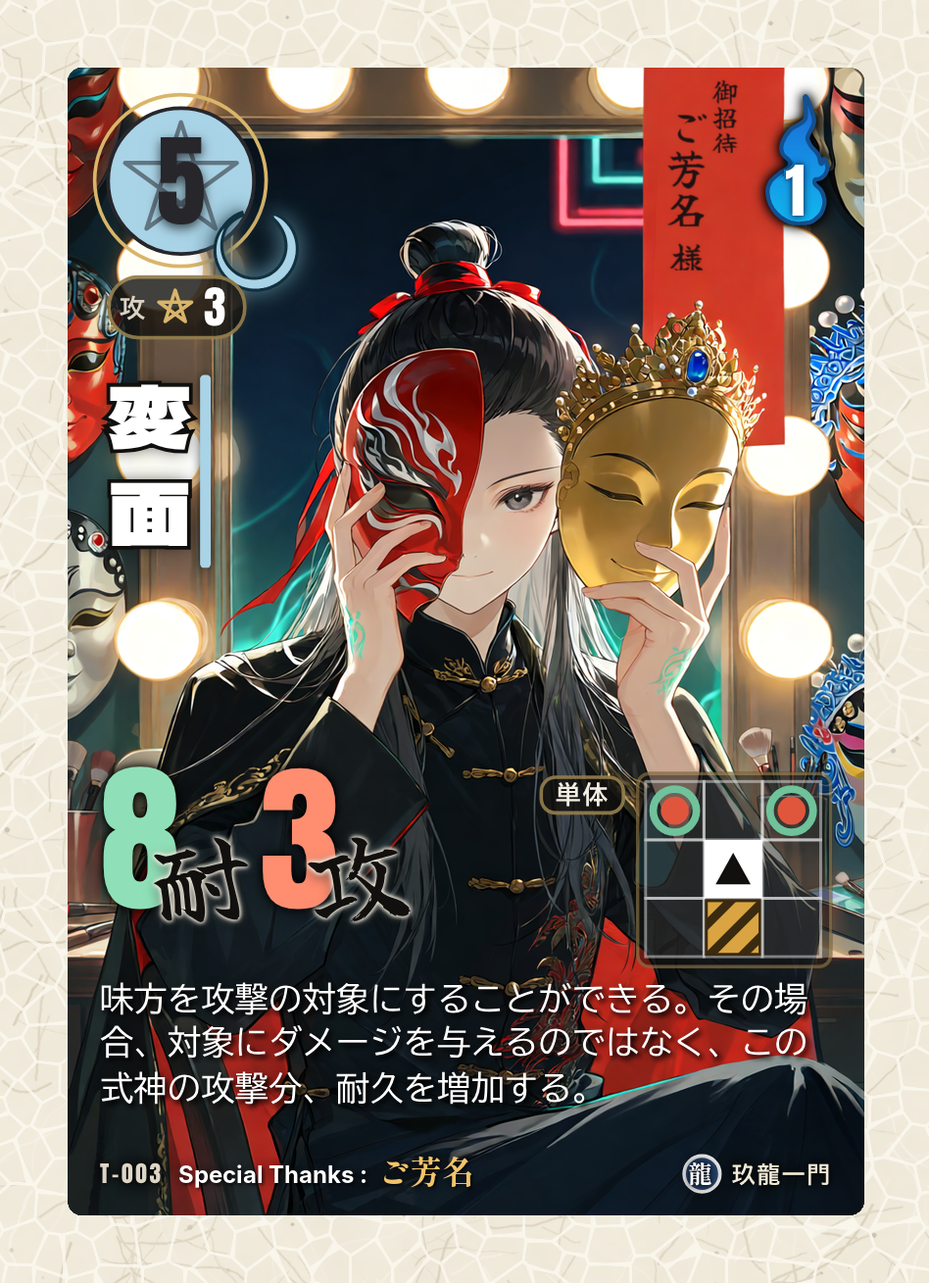
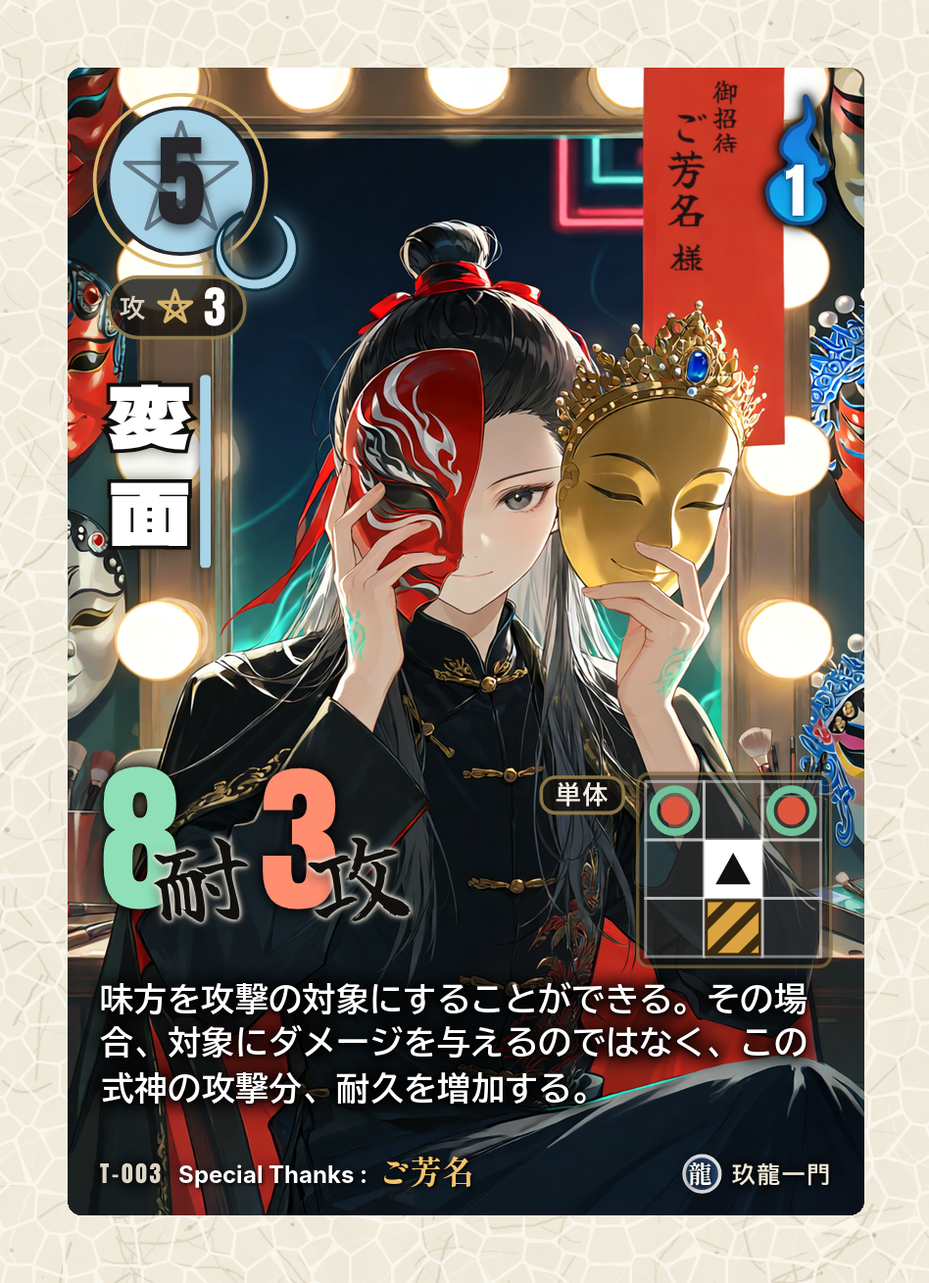
Layer changes from the first 929x1283 image to the second:
removed layer "11_効果文_白文字と影" over [87, 970, 820, 1117]
added layer "11c_効果文_白文字_太字(影なし)" above "11b_効果文の影_内側(下に少し・黒95%)" over [99, 981, 808, 1104]
added layer "11b_効果文の影_内側(下に少し・黒95%)" (95%) above "11a_効果文の影_外側(広め・黒85%)" over [96, 978, 812, 1110]
added layer "11a_効果文の影_外側(広め・黒85%)" (85%) above "10_間合" over [83, 963, 824, 1124]
